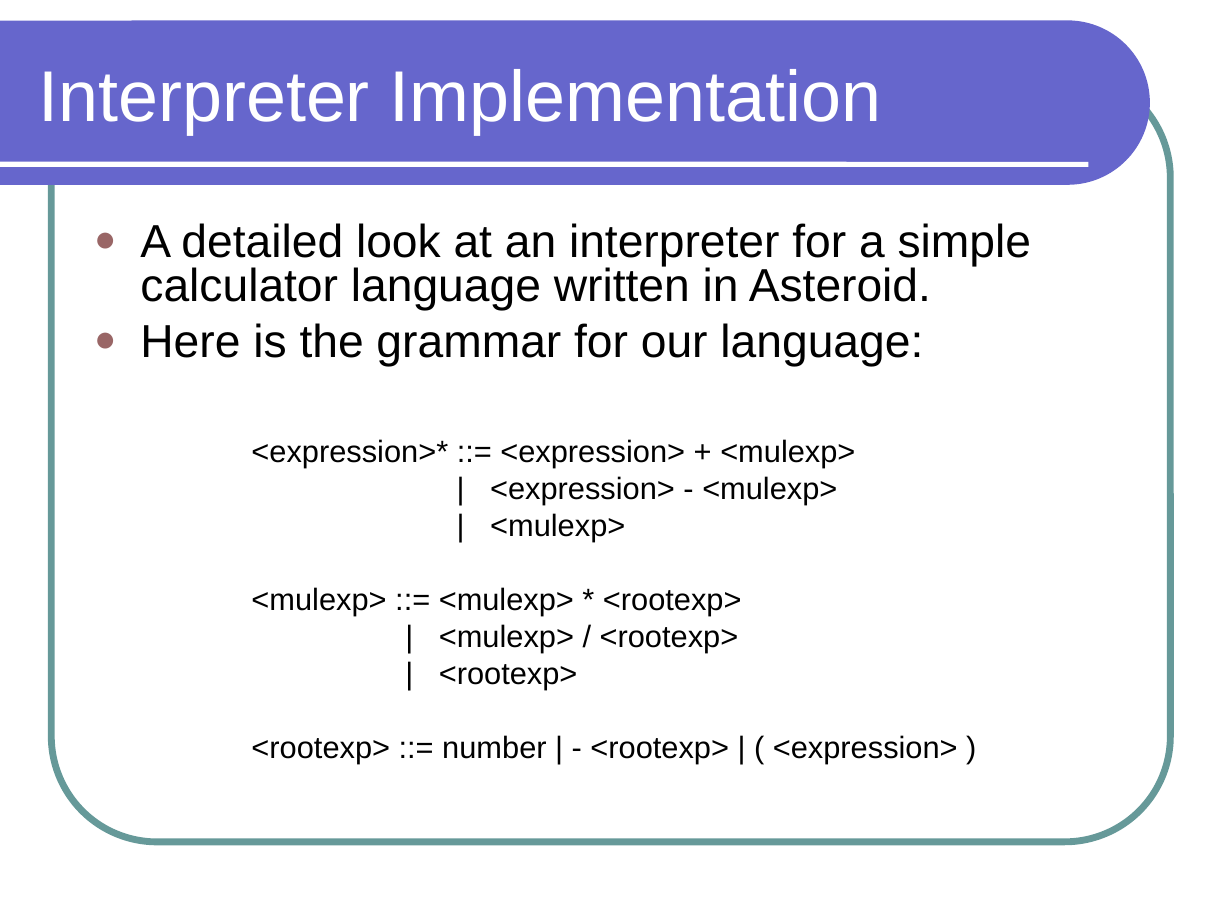
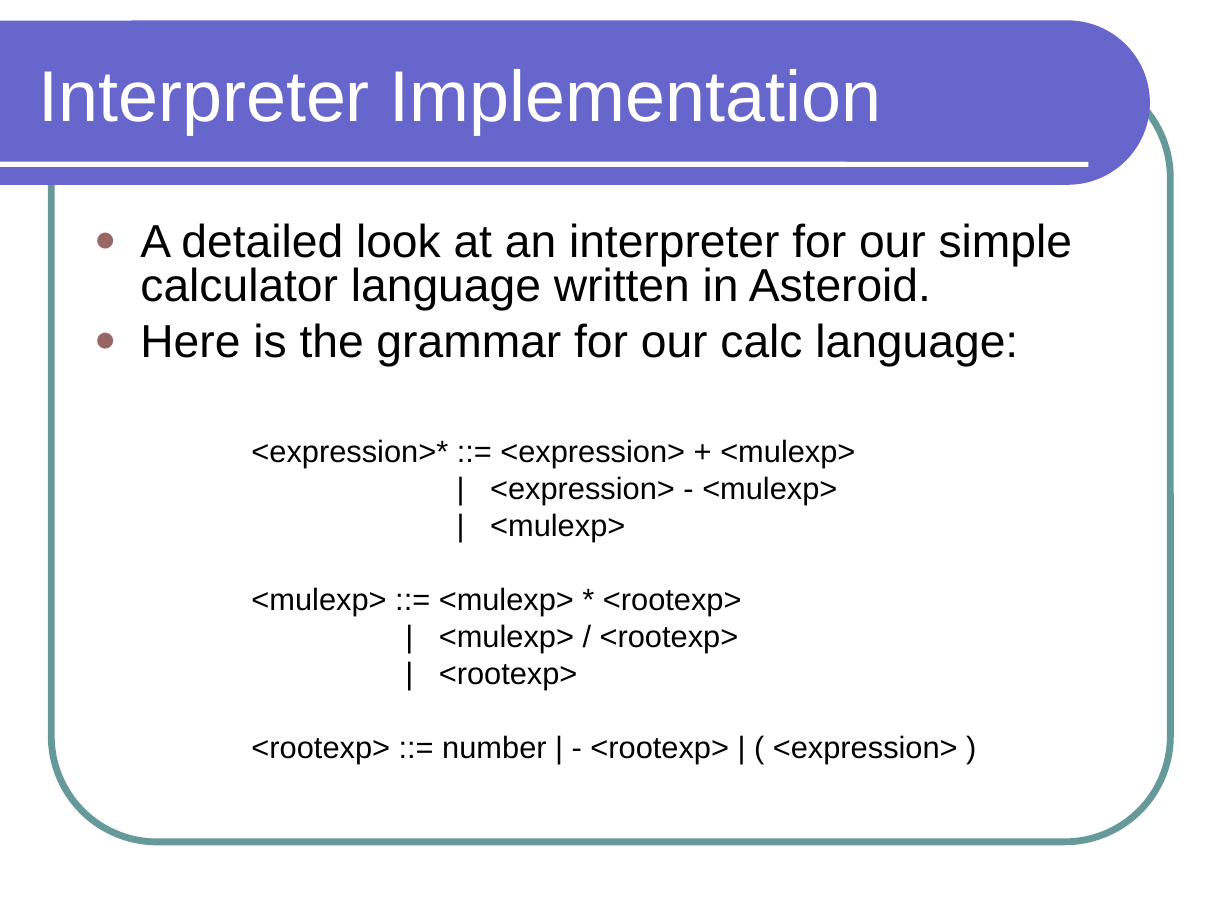
Before and after one commit to lutzhamel/CSC301, a slide deck: slide 5 of notes/csc301-ln012.ppt (slide 7 before the commit). Drawn at 1232x924 pixels with LibreOffice and Linux fonts; fonts in the diff are those of the drawing. Boxes give left, top, right and bottom in pixels: in the first picture for what was removed or moved away, otherwise in the second. Text is boxed around its words. In the diff, an @@ line names an element or a change of style, - is before the commit and + after.

```diff
--- a/notes/csc301-ln012.ppt
+++ b/notes/csc301-ln012.ppt
@@ text at [140, 223, 1072, 367]: text changed @@
-● A detailed look at an interpreter for a simple calculator language written in Asteroid.
-● Here is the grammar for our language:
+● A detailed look at an interpreter for our simple calculator language written in Asteroid.
+● Here is the grammar for our calc language:
```
Also in this commit, not shown: 14 other slides changed, 3 slides added, 1 slide removed, 7 other files.
